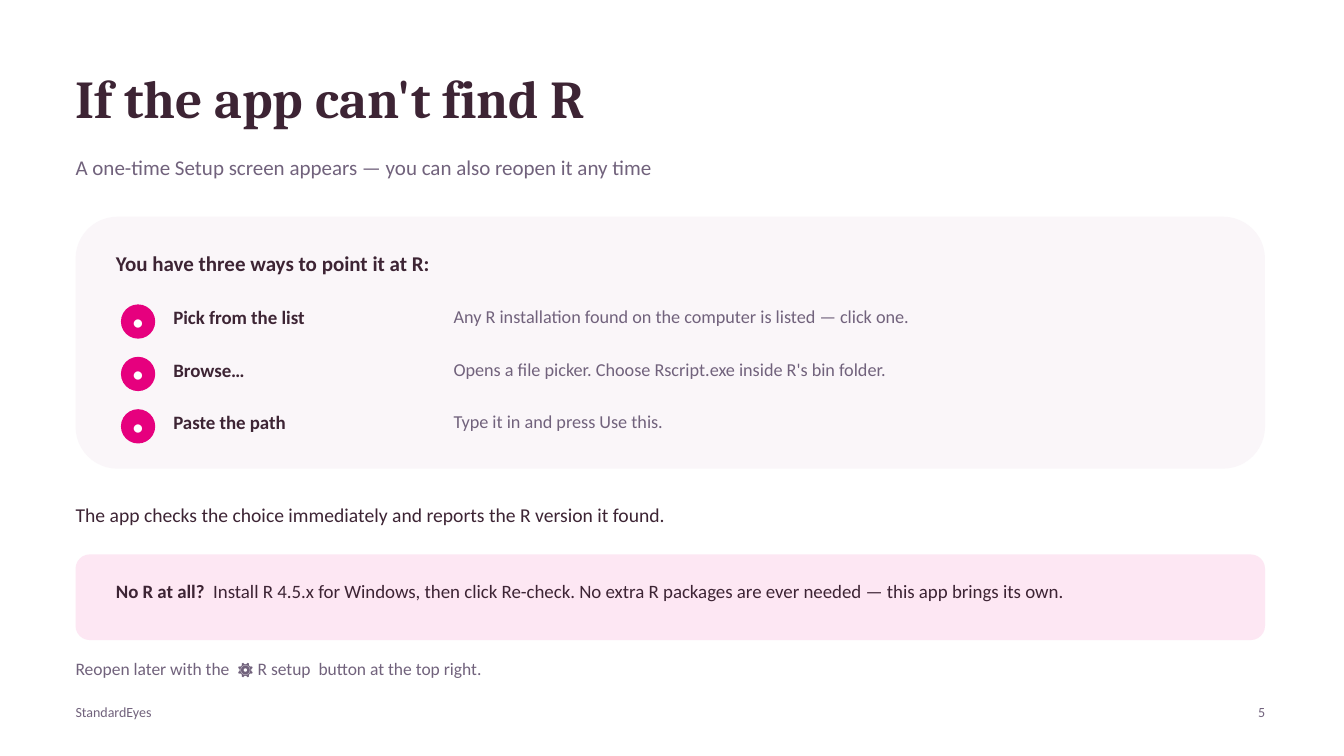
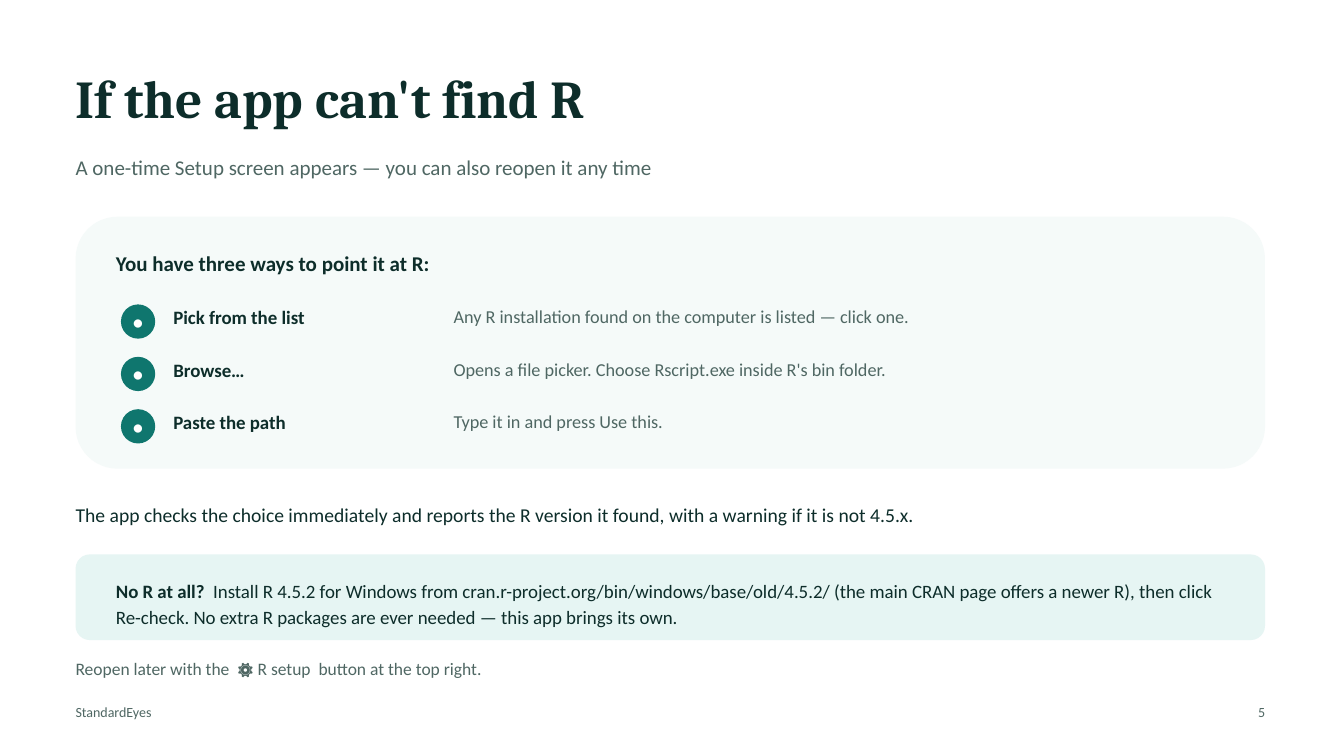
Before and after one commit to StandardEyes/standardeyes.github.io, a slide deck: slide 5 of User Manual - StandardEyes.pptx. Drawn at 1344x756 pixels with LibreOffice and Linux fonts; fonts in the diff are those of the drawing. Boxes give left, top, right and bottom in pixels: in the first picture for what was removed or moved away, otherwise in the second. Text is boxed around its words. In the diff, an @@ line names an element or a change of style, - is before the commit and + after.

```diff
--- a/User Manual - StandardEyes.pptx
+++ b/User Manual - StandardEyes.pptx
@@ rounded rectangle at [76, 217, 1265, 469]: fill #FAF6F9 to #F5FAF9 @@
@@ fill #E6007E to #0F766E in 3 elements at [121, 304, 155, 339], [121, 357, 155, 391], [121, 409, 155, 444] @@
@@ text colour #3D2434 to #0D2D2A in 5 elements at [76, 80, 585, 129], [116, 256, 430, 275], [173, 310, 305, 324], [173, 364, 244, 377], [173, 415, 286, 432] @@
@@ text at [76, 508, 913, 526]: text changed; text colour #3D2434 to #0D2D2A @@
-The app checks the choice immediately and reports the R version it found.
+The app checks the choice immediately and reports the R version it found, with a warning if it is not 4.5.x.
@@ rounded rectangle at [76, 555, 1265, 640]: fill #FDE7F3 to #E6F5F3 @@
@@ text at [116, 584, 1212, 628]: text changed; text colour #3D2434 to #0D2D2A @@
-No R at all? Install R 4.5.x for Windows, then click Re-check. No extra R packages are ever needed — this app brings its own.
+No R at all? Install R 4.5.2 for Windows from cran.r-project.org/bin/windows/base/old/4.5.2/ (the main CRAN page offers a newer R), then click Re-check. No extra R packages are ever needed — this app brings its own.
@@ text colour #71627C to #4F6763 in 7 elements at [76, 160, 651, 179], [454, 310, 909, 326], [454, 363, 886, 379], [454, 415, 662, 431], [76, 663, 482, 678], [76, 707, 152, 719], [1258, 708, 1265, 717] @@
```
Also in this commit, not shown: 13 other slides changed, 6 other files.
